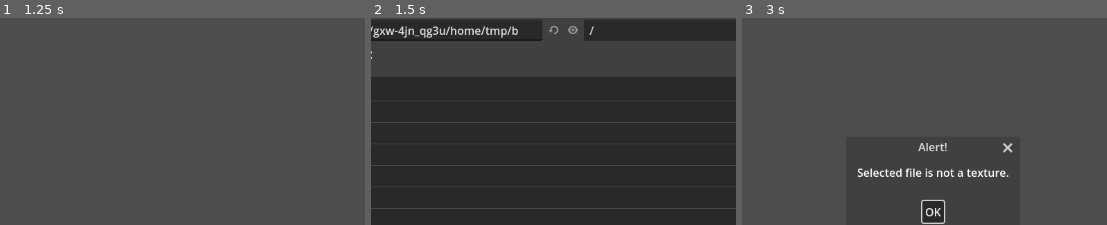
Above: before the commit, frames 1-3 (left to right).
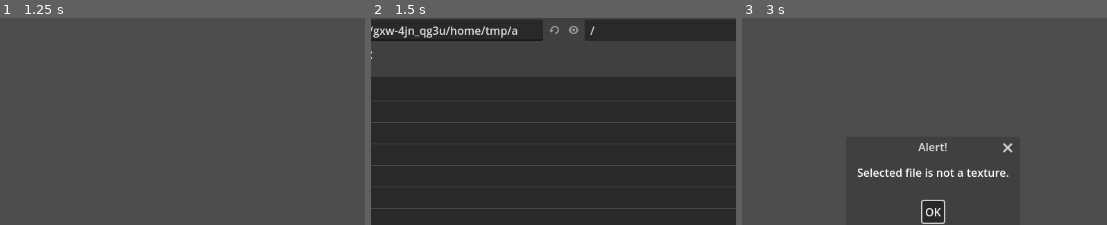
Above: after the commit, the same moments.

Repository: burakyucel07/angelcode-fnt-generator
Game: Godot game, scene res://scenes/main/main.tscn
The game is run twice, just before and just after one commit, with the same random seed, the same clock (stepped at 60 frames per second) and the same inputs.
Inputs (mouse positions are % of the whole screen's width and height, from its top left):
- Up to frame 1 (1.25 s): click (89, 21) at 0.52 s; type "Alex" at 0.6 s
- Up to frame 2 (1.5 s): click "Load an Image" at 1.25 s
- Up to frame 3 (3 s): click (29, 86) at 2.02 s; type "12" at 2.1 s; click "OK" at 2.75 s
The pictures show only the part of the screen within x 19-69%, y 12-62%; the shares and areas given below are measured in that part.

Frame 1 is identical in both runs. In frame 2, 0.2% of the frame differs, in the area x 38-62%, y 3-9%; in frame 3, nothing differs.

Commit message:
Remove reference to default_env.tres

Diff:
--- a/project.godot
+++ b/project.godot
@@ -40,4 +40,3 @@
 quality/driver/driver_name="GLES2"
 vram_compression/import_etc=true
 vram_compression/import_etc2=false
-environment/default_environment="res://system/default_env.tres"
